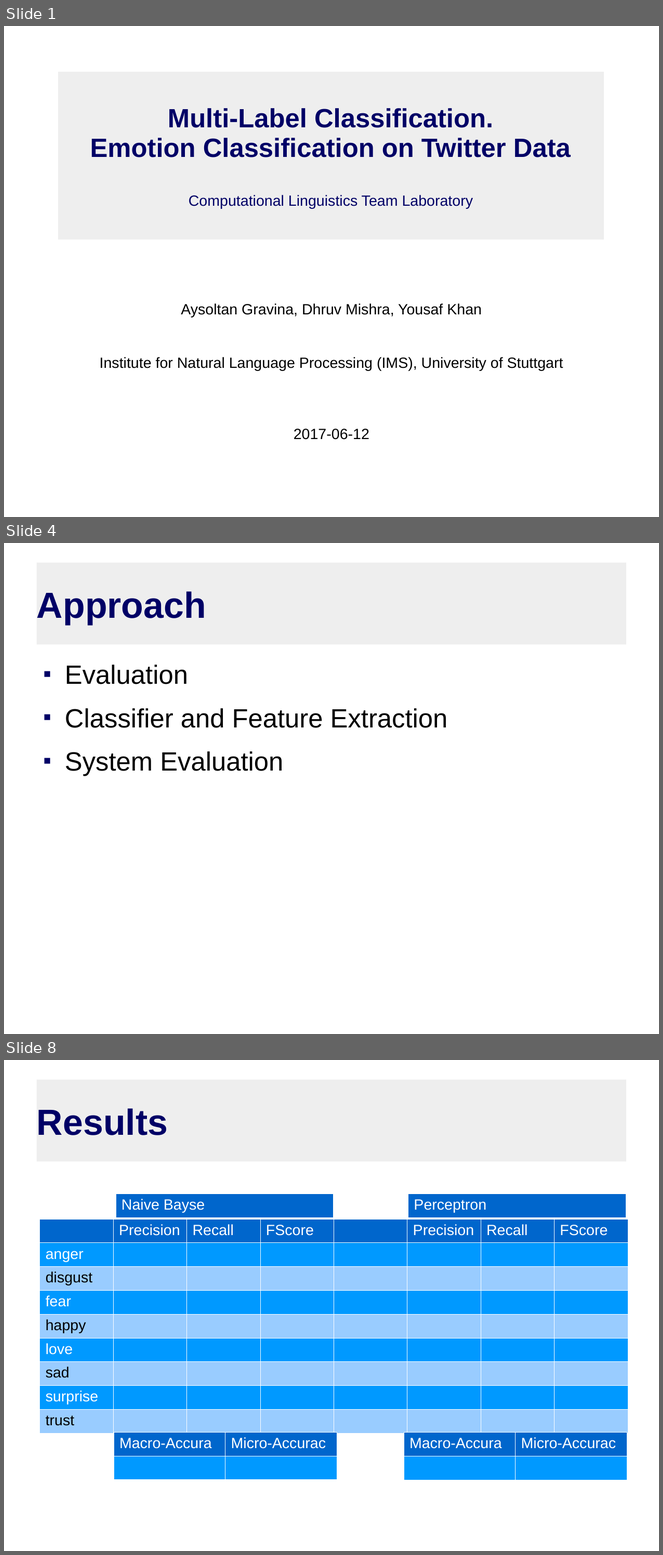
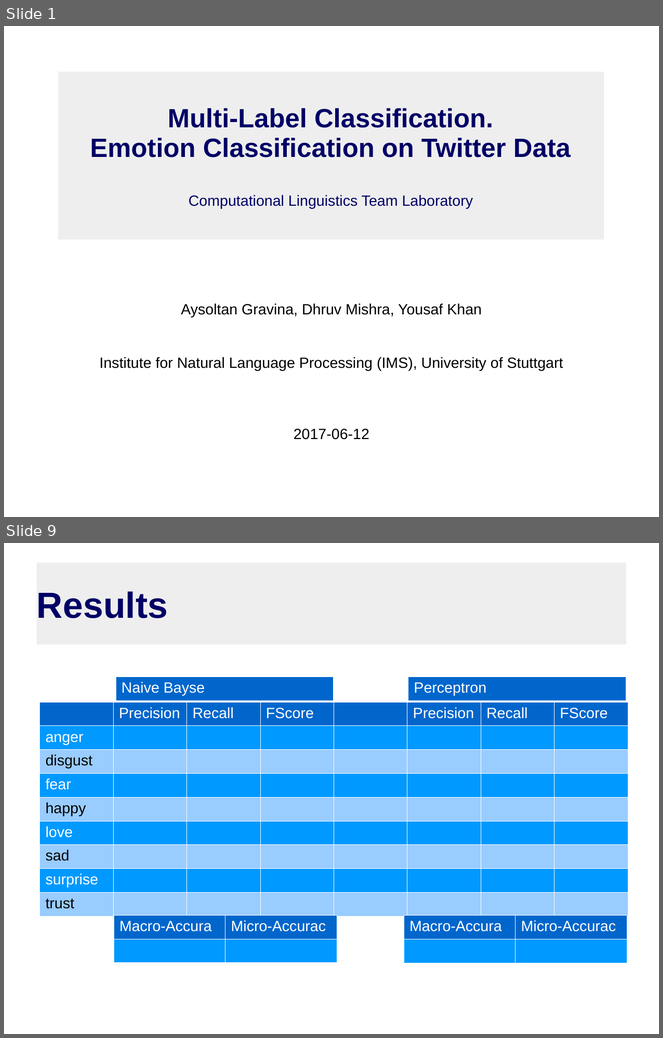
Before and after one commit to theconsummate/twitter-emotion-mining, a slide deck: PresentationTeamLab.odp. Shown one above the other, each under a label of ours: slides 1, 4 and 8 before the commit, slides 1 and 9 after it; the slides between them are not shown. The pictures are 663x1555 and 663x1038 pixels, drawn with LibreOffice and Linux fonts; fonts in the diff are those of the drawing. Boxes give left, top, right and bottom in pixels: in the first picture for what was removed or moved away, otherwise in the second. Text is boxed around its words. In the diff, an @@ line names an element or a change of style, - is before the commit and + after.

```diff
--- a/PresentationTeamLab.odp
+++ b/PresentationTeamLab.odp
@@ slide 4 removed at bbox=[4, 543, 659, 1034], background #FFFFFF @@
@@ title removed at bbox=[37, 563, 626, 645] @@
-Approach
@@ text removed at bbox=[65, 665, 448, 776] @@
-■ Evaluation
-■ Classifier and Feature Extraction
-■ System Evaluation
@@ what was slide 8 is now slide 9 @@
```
Also in this commit, not shown: 2 slides changed, 6 slides added, 4 other slides removed.
